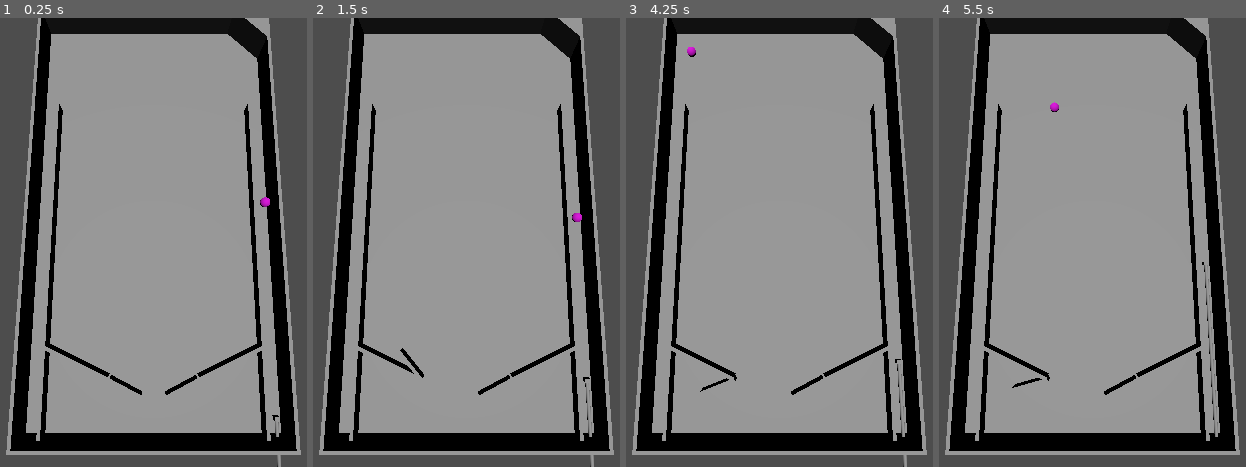
Above: before the commit, frames 1-4 (left to right).
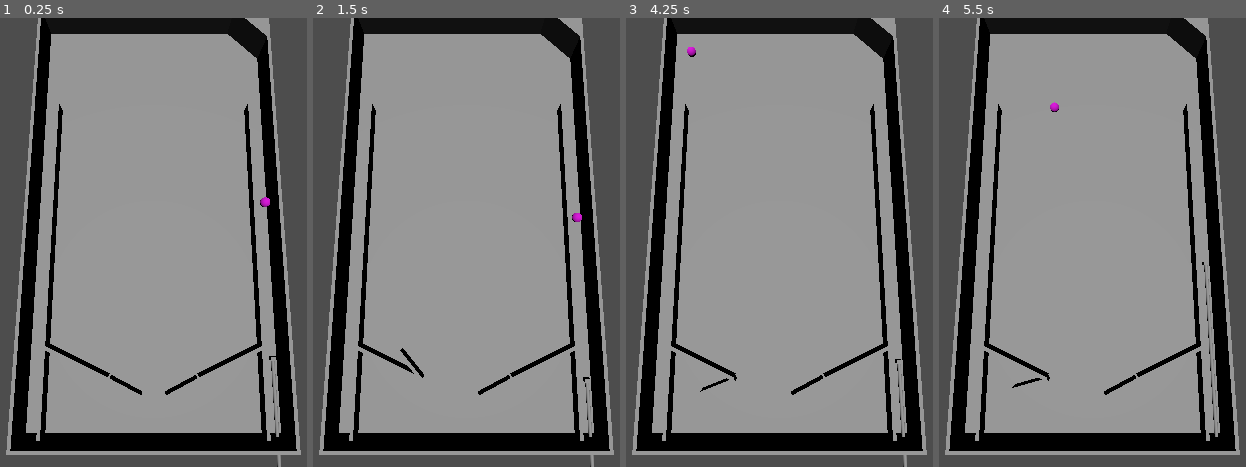
Above: after the commit, the same moments.

Repository: DrOtter3000/chaospinball
Game: Godot game, scene res://game.tscn
Two runs of this game, one before a commit and one after it. Both use one fixed random seed, a clock stepped at 60 frames per second and the inputs below.
Inputs:
- Up to frame 1 (0.25 s): no input
- Up to frame 2 (1.5 s): tap Enter at 0.5 s; hold D (right) 0.53-1.28 s; tap Space (fire) at 0.6, 1.35 s; hold A (left) from 1.28 s (still down)
- Up to frame 3 (4.25 s): release A (left) at 2.03 s; hold D (right) 2.03-3.53 s; tap Space (fire) at 2.1, 2.85, 3.6 s; hold A (left) from 3.53 s (still down)
- Up to frame 4 (5.5 s): keep holding A (left); tap Space (fire) at 4.35, 5.1 s

The runs differ from the first frame. In frame 1, less than 0.1% of the frame differs, in the area x 87-91%, y 75-90%; in frame 2, nothing differs; in frame 3, less than 0.1%; in frame 4, less than 0.1%.

Commit message:
add thicker Collision Shapes on outer walls

Diff:
--- a/machine.tscn
+++ b/machine.tscn
@@ -24,8 +24,11 @@
 [sub_resource type="BoxMesh" id="BoxMesh_pp606"]
 size = Vector3(1, 10, 130)
 
-[sub_resource type="ConcavePolygonShape3D" id="ConcavePolygonShape3D_w8ipf"]
-data = PackedVector3Array(-0.5, 5, 65, 0.5, 5, 65, -0.5, -5, 65, 0.5, 5, 65, 0.5, -5, 65, -0.5, -5, 65, 0.5, 5, -65, -0.5, 5, -65, 0.5, -5, -65, -0.5, 5, -65, -0.5, -5, -65, 0.5, -5, -65, 0.5, 5, 65, 0.5, 5, -65, 0.5, -5, 65, 0.5, 5, -65, 0.5, -5, -65, 0.5, -5, 65, -0.5, 5, -65, -0.5, 5, 65, -0.5, -5, -65, -0.5, 5, 65, -0.5, -5, 65, -0.5, -5, -65, 0.5, 5, 65, -0.5, 5, 65, 0.5, 5, -65, -0.5, 5, 65, -0.5, 5, -65, 0.5, 5, -65, -0.5, -5, 65, 0.5, -5, 65, -0.5, -5, -65, 0.5, -5, 65, 0.5, -5, -65, -0.5, -5, -65)
+[sub_resource type="BoxShape3D" id="BoxShape3D_l64kb"]
+size = Vector3(10, 10, 130)
+
+[sub_resource type="BoxShape3D" id="BoxShape3D_r61d0"]
+size = Vector3(10, 10, 130)
 
 [sub_resource type="BoxMesh" id="BoxMesh_1k2k2"]
 size = Vector3(74, 10, 1)
@@ -130,7 +133,8 @@
 [node name="StaticBody3D" type="StaticBody3D" parent="OuterWalls/MeshInstance3D"]
 
 [node name="CollisionShape3D" type="CollisionShape3D" parent="OuterWalls/MeshInstance3D/StaticBody3D"]
-shape = SubResource("ConcavePolygonShape3D_w8ipf")
+transform = Transform3D(1, 0, 0, 0, 1, 0, 0, 0, 1, 4.5, 0, 0)
+shape = SubResource("BoxShape3D_l64kb")
 
 [node name="MeshInstance3D2" type="MeshInstance3D" parent="OuterWalls"]
 transform = Transform3D(1, 0, 0, 0, 1, 0, 0, 0, 1, -36.5, 4.5, 0)
@@ -139,7 +143,8 @@
 [node name="StaticBody3D" type="StaticBody3D" parent="OuterWalls/MeshInstance3D2"]
 
 [node name="CollisionShape3D" type="CollisionShape3D" parent="OuterWalls/MeshInstance3D2/StaticBody3D"]
-shape = SubResource("ConcavePolygonShape3D_w8ipf")
+transform = Transform3D(1, 0, 0, 0, 1, 0, 0, 0, 1, -4.5, 0, 0)
+shape = SubResource("BoxShape3D_r61d0")
 
 [node name="MeshInstance3D3" type="MeshInstance3D" parent="OuterWalls"]
 transform = Transform3D(1, 0, 0, 0, 1, 0, 0, 0, 1, 0, 4.5, -65)
@@ -217,7 +222,7 @@
 transform = Transform3D(0.901833, 0, 0.432086, 0, 1, 0, -0.432086, 0, 0.901833, -12.5, 2.5, -49.25)
 
 [node name="Spring" parent="." instance=ExtResource("4_ewm78")]
-transform = Transform3D(1, 0, 0, 0, 1, 0, 0, 0, 1, -34.194, 2.302, -85)
+transform = Transform3D(1, 0, 0, 0, 1, 0, 0, 0, 1, -34.1941, 2.30151, -69.1073)
 
 [node name="AnimationPlayer" type="AnimationPlayer" parent="."]
 libraries = {
Not shown: 1 places in machine.tscn that only renumber resources
